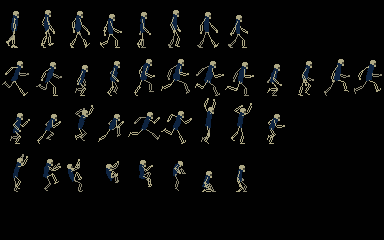
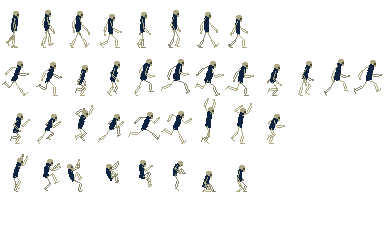
Two versions of the same layered image (384x240). Layer-by-layer changes:
hid "Layer 1" over box(0, 0, 384, 240)
